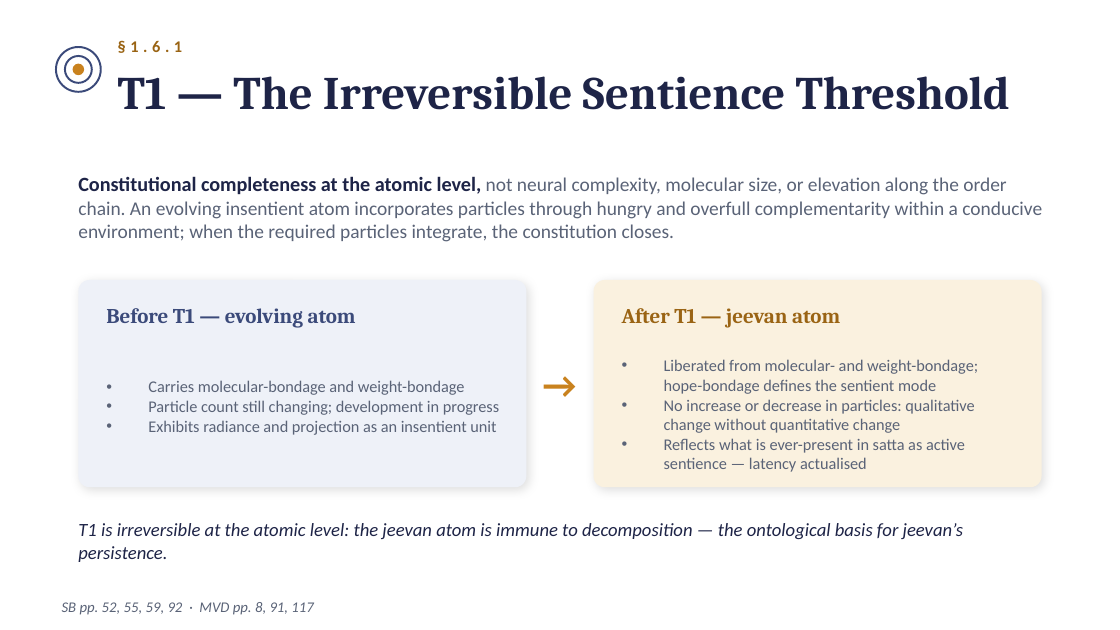
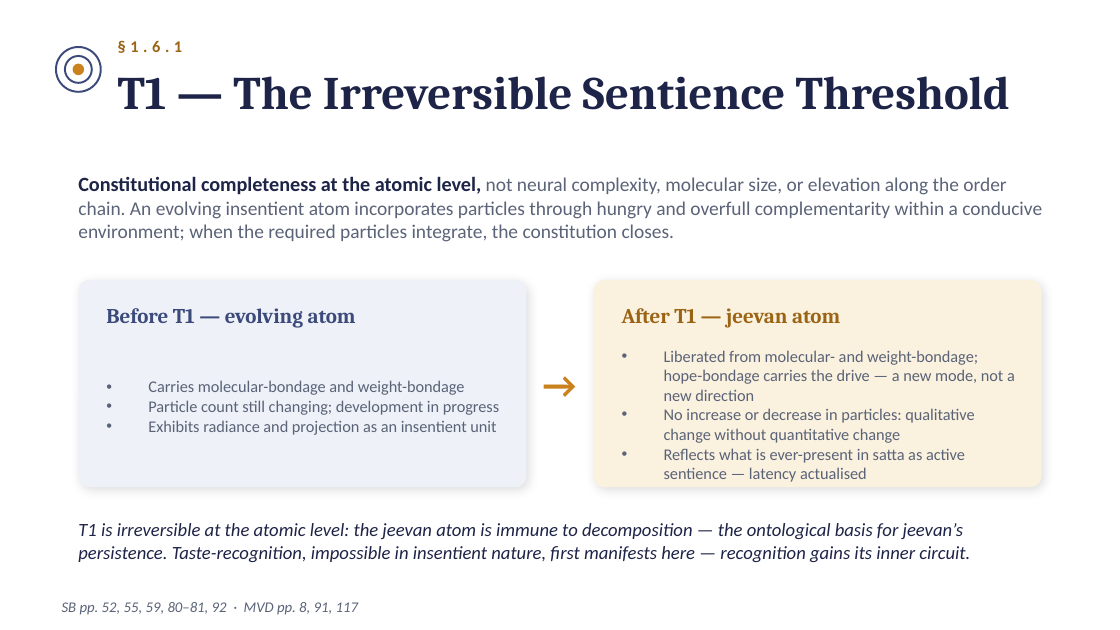
Before and after one commit to raghavamohan/AnalyticMadhyasthDarshan, a slide deck: slide 10 of Studies/The-Ontology-of-Coexistence/The-Ontology-of-Existence-Madhyasth-Darshan.pptx. Drawn at 1120x630 pixels with LibreOffice and Linux fonts; fonts in the diff are those of the drawing. Boxes give left, top, right and bottom in pixels: in the first picture for what was removed or moved away, otherwise in the second. Text is boxed around its words. In the diff, an @@ line names an element or a change of style, - is before the commit and + after.

```diff
--- a/Studies/The-Ontology-of-Coexistence/The-Ontology-of-Existence-Madhyasth-Darshan.pptx
+++ b/Studies/The-Ontology-of-Coexistence/The-Ontology-of-Existence-Madhyasth-Darshan.pptx
@@ text at [664, 350, 1015, 401]: text changed @@
-• Liberated from molecular- and weight-bondage; hope-bondage defines the sentient mode
+• Liberated from molecular- and weight-bondage; hope-bondage carries the drive — a new mode, not a new direction
@@ text at [78, 523, 970, 562]: text changed @@
-T1 is irreversible at the atomic level: the jeevan atom is immune to decomposition — the ontological basis for jeevan’s persistence.
+T1 is irreversible at the atomic level: the jeevan atom is immune to decomposition — the ontological basis for jeevan’s persistence. Taste-recognition, impossible in insentient nature, first manifests here — recognition gains its inner circuit.
@@ text at [62, 602, 358, 615]: text changed @@
-SB pp. 52, 55, 59, 92 · MVD pp. 8, 91, 117
+SB pp. 52, 55, 59, 80–81, 92 · MVD pp. 8, 91, 117
```
Also in this commit, not shown: 6 other slides changed, 1 slide added.
